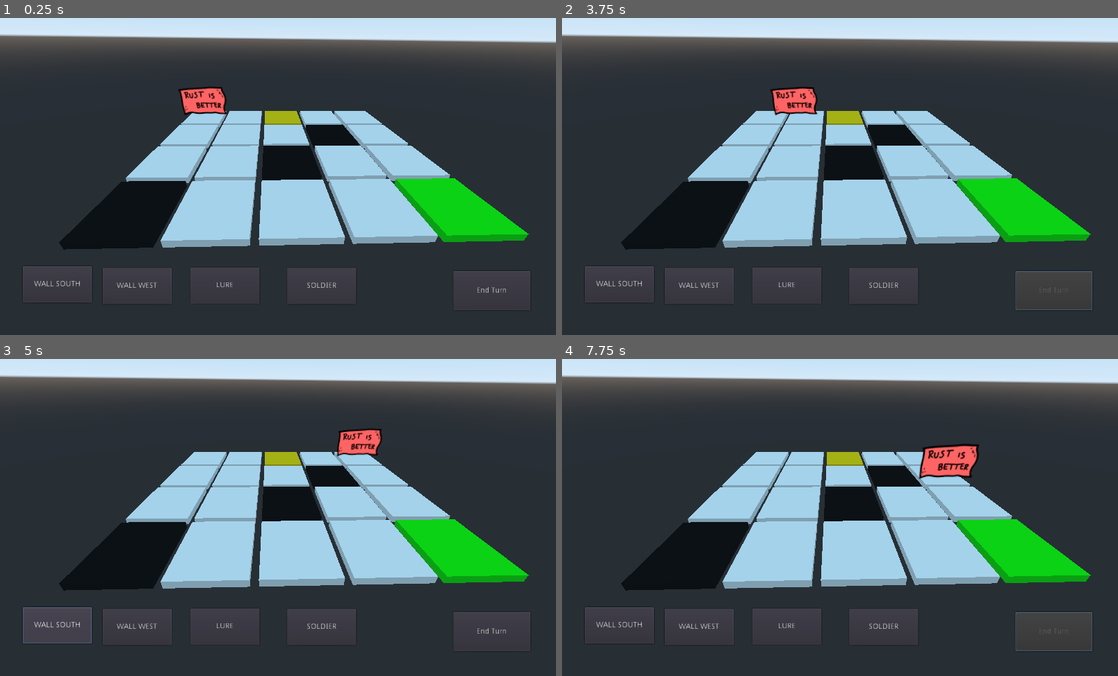
Above: before the commit, frames 1-4 (two rows, left to right).
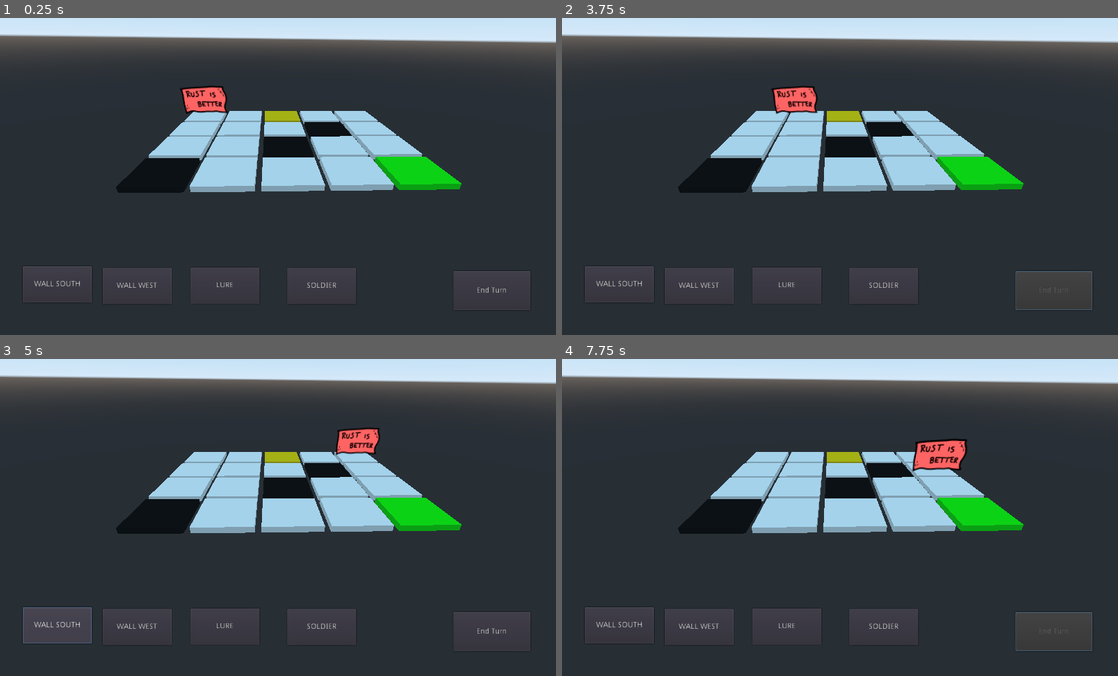
Above: after the commit, the same moments.

Repository: cgsdev0/graveyard-shift
Game: Godot game, scene res://main.tscn
Same seed, same stepped clock (60 frames per second), same inputs: the game is played once before the commit and once after it. The engine's default icon, where the game draws it, is replaced by a stand-in: a white triangle on a blue panel in a dark square.
Inputs:
- Up to frame 1 (0.25 s): no input
- Up to frame 2 (3.75 s): click "WALL SOUTH" at 0.5 s; click "WALL WEST" at 1.25 s; click "LURE" at 2 s; click "SOLDIER" at 2.75 s; click "End Turn" at 3.5 s
- Up to frame 3 (5 s): click "WALL SOUTH" at 4.25 s
- Up to frame 4 (7.75 s): click "WALL WEST" at 5 s; click "LURE" at 5.75 s; click "SOLDIER" at 6.5 s; click "End Turn" at 7.25 s

The runs differ from the first frame. In frame 1, 18% of the frame differs, in the area x 10-96%, y 21-74%; in frame 2, 18%; in frame 3, 18%; in frame 4, 18%, in the area x 10-96%, y 25-74%.

Commit message:
level selector

Diff:
--- a/board/board.gd
+++ b/board/board.gd
@@ -103,8 +103,19 @@
 func _ready():
 	Game.connect("select_card", self, "on_card_select")
 	Game.connect("start_new_turn", self, "start_new_turn")
+
+	var level = Game.levels[Game.level]
+
+	rows = level.rows
+	cols = level.cols
+
 	var width = (size.x - spacing * (cols - 1)) / cols
 	var height = (size.y - spacing * (rows - 1)) / rows
+
+	# normalize
+	width = min(height, width)
+	height = width
+
 	var tile_size = Vector3(width, tile_height, height)
 	for r in rows:
 		for c in cols:
@@ -112,16 +123,23 @@
 			t.init(Vector3(tile_size), Vector3(c * (width + spacing), 0, r * (height + spacing)))
 			self.add_child(t)
 
-	#replace_tile(3, 3, Game.TileType.EXIT)
-	replace_tile(4, 3, Game.TileType.EXIT)
-	replace_tile(2, 0, Game.TileType.TREASURE)
 
-	#replace_tile(1, 1, Game.TileType.PIT)
-	#replace_tile(0, 1, Game.TileType.PIT)
+	for tile in level.tiles:
+		self.callv("replace_tile", tile)
 
-	replace_tile(0, 3, Game.TileType.PIT)
-	replace_tile(2, 2, Game.TileType.PIT)
-	replace_tile(3, 1, Game.TileType.PIT)
+	for monster in level.monsters:
+		self.callv("spawn_monster", monster)
+
+func spawn_monster(x, y, monster_type):
+	var monster
+	match monster_type:
+		Game.MonsterType.SPRINTER:
+			monster = load("res://monsters/sprinter.tscn").instance()
+		Game.MonsterType.WALKER:
+			monster = load("res://monsters/walker.tscn").instance()
+	monster.grid_x = x
+	monster.grid_y = y
+	get_parent().call_deferred("add_child", monster)
 
 func gap_from_direction(dir):
 	match dir:
--- a/game.gd
+++ b/game.gd
@@ -1,4 +1,5 @@
 extends Node
+
 
 enum TileType {
 	EMPTY,
@@ -21,6 +22,42 @@
 	WEST
 }
 
+enum MonsterType {
+	WALKER,
+	SPRINTER
+}
+
+var levels = [
+	# Level 0
+	{
+		"cols": 5,
+		"rows": 4,
+		"tiles": [
+			[4, 3, TileType.EXIT],
+			[2, 0, TileType.TREASURE],
+			[0, 3, TileType.PIT],
+			[2, 2, TileType.PIT],
+			[3, 1, TileType.PIT],
+		],
+		"monsters": [
+			[0, 0, MonsterType.SPRINTER]
+		]
+	},
+	# Level 1
+	{
+		"cols": 3,
+		"rows": 3,
+		"tiles": [
+			[2, 2, TileType.EXIT],
+			[0, 1, TileType.PIT],
+			[2, 1, TileType.PIT],
+		],
+		"monsters": [
+			[0, 0, MonsterType.WALKER]
+		]
+	}
+]
+
 static func invert_direction(direction):
 	match direction:
 		Direction.NORTH:
@@ -32,6 +69,8 @@
 		Direction.EAST:
 			return Direction.WEST
 
+var level = 0
+
 func get_board():
 	return get_tree().root.find_node("Board", true, false)
 
--- a/game_over.gd
+++ b/game_over.gd
@@ -8,6 +8,16 @@
 	pass
 
 func _process(delta):
+	if Input.is_key_pressed(KEY_1):
+		Game.level = 0
+		Game.emit_signal("reset")
+		get_tree().reload_current_scene()
+	elif Input.is_key_pressed(KEY_2):
+		Game.level = 1
+		Game.emit_signal("reset")
+		get_tree().reload_current_scene()
+
+
 	if Input.is_action_just_pressed("restart") && visible:
 		Game.emit_signal("reset")
 		get_tree().reload_current_scene()
--- a/main.tscn
+++ b/main.tscn
@@ -1,8 +1,6 @@
-[gd_scene load_steps=8 format=2]
+[gd_scene load_steps=6 format=2]
 
 [ext_resource path="res://board/board.gd" type="Script" id=1]
-[ext_resource path="res://rbetta.png" type="Texture" id=2]
-[ext_resource path="res://rolling_monster.gd" type="Script" id=3]
 [ext_resource path="res://game_over.gd" type="Script" id=4]
 [ext_resource path="res://card.gd" type="Script" id=5]
 [ext_resource path="res://coordinator.gd" type="Script" id=6]
@@ -19,12 +17,6 @@
 cols = 5
 spacing = 0.2
 size = Vector2( 10, 10 )
-
-[node name="Monster" type="Sprite3D" parent="Level"]
-offset = Vector2( 0, 40 )
-modulate = Color( 1, 0.396078, 0.396078, 1 )
-texture = ExtResource( 2 )
-script = ExtResource( 3 )
 
 [node name="Camera" type="Camera" parent="Level"]
 transform = Transform( 0.999341, 0.00802563, -0.0353964, 0.0107914, 0.86544, 0.500897, 0.0346535, -0.500949, 0.864783, 4.32149, 3.86943, 13.5483 )
--- a/monster.gd
+++ b/monsters/monster.gd
@@ -66,7 +66,7 @@
 		grid_x = int(v % board.cols)
 		#global_translation = board.get_tile(grid_x, grid_y).get_center()
 		movement_tween.interpolate_property(self, "global_translation",
-		global_translation, board.get_tile(grid_x, grid_y).get_center(), 1,
+		global_translation, board.get_tile(grid_x, grid_y).get_center(), 0.4,
 		Tween.TRANS_LINEAR, Tween.EASE_IN_OUT)
 		movement_tween.start()
 		path = astar.get_id_path(grid_y * board.cols + grid_x, self.get_target_tile())
--- a/rolling_monster.gd
+++ b/monsters/rolling_monster.gd
@@ -35,7 +35,6 @@
 	return 1
 
 func take_step():
-	print(path)
 	var lures = get_tree().get_nodes_in_group("lures")
 	for lure in lures:
 		if lure.grid_x == grid_x && lure.grid_y == grid_y:
@@ -66,7 +65,6 @@
 	path = astar.get_id_path(grid_y * board.cols + grid_x, self.get_target_tile())
 
 func _take_partial_step(u, v, rolling):
-	print(u, v)
 	if !rolling:
 		var soldiers = get_tree().get_nodes_in_group("soldiers")
 		for soldier in soldiers:
--- /dev/null
+++ b/monsters/sprinter.tscn
@@ -0,0 +1,10 @@
+[gd_scene load_steps=3 format=2]
+
+[ext_resource path="res://monsters/rolling_monster.gd" type="Script" id=1]
+[ext_resource path="res://rbetta.png" type="Texture" id=2]
+
+[node name="Monster" type="Sprite3D"]
+offset = Vector2( 0, 40 )
+modulate = Color( 1, 0.396078, 0.396078, 1 )
+texture = ExtResource( 2 )
+script = ExtResource( 1 )
--- /dev/null
+++ b/monsters/walker.tscn
@@ -0,0 +1,10 @@
+[gd_scene load_steps=3 format=2]
+
+[ext_resource path="res://monsters/monster.gd" type="Script" id=1]
+[ext_resource path="res://rbetta.png" type="Texture" id=2]
+
+[node name="Monster" type="Sprite3D"]
+offset = Vector2( 0, 40 )
+modulate = Color( 0.713726, 0.396078, 1, 1 )
+texture = ExtResource( 2 )
+script = ExtResource( 1 )
